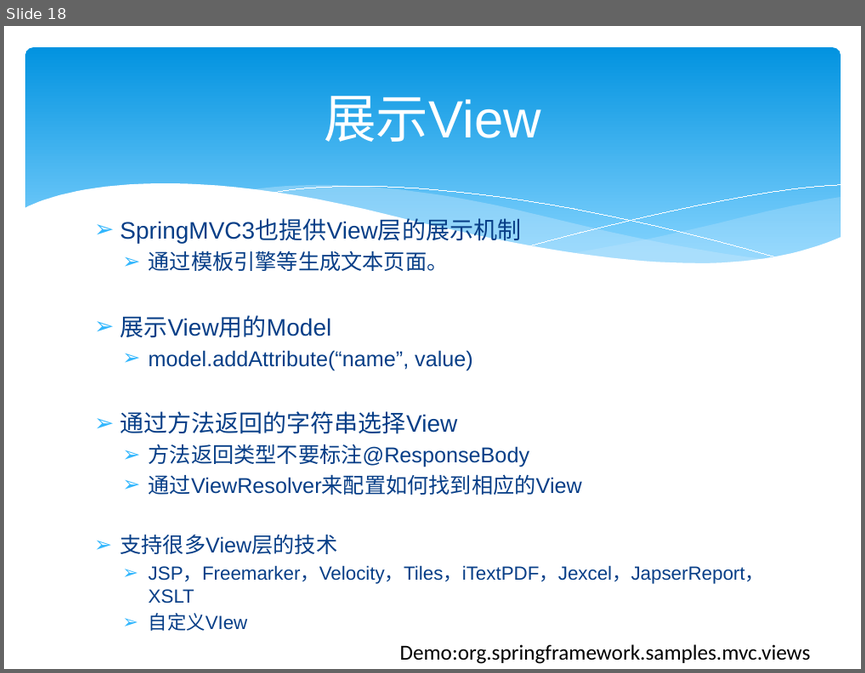
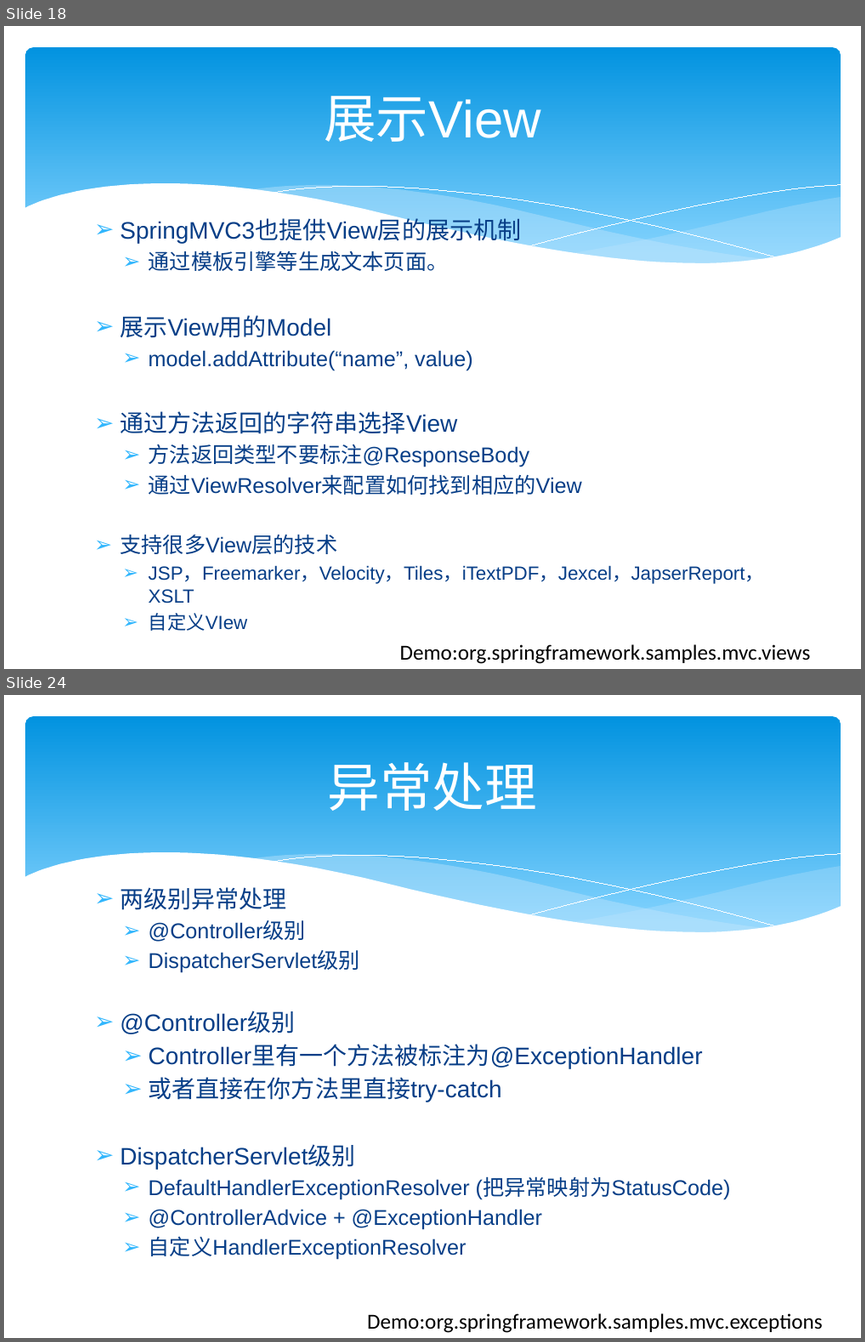
Before and after one commit to zjumty/spring-mvc-showcase, a slide deck: SpringMVC3.pptx. Shown one above the other, each under a label of ours: slide 18 before the commit, slides 18 and 24 after it; the slides between them are not shown. The pictures are 865x673 and 865x1342 pixels, drawn with LibreOffice and Linux fonts; fonts in the diff are those of the drawing. Boxes give left, top, right and bottom in pixels: in the first picture for what was removed or moved away, otherwise in the second. Text is boxed around its words. In the diff, an @@ line names an element or a change of style, - is before the commit and + after.

```diff
--- a/SpringMVC3.pptx
+++ b/SpringMVC3.pptx
@@ slide 24 added at [4, 695, 861, 1338], background #FFFFFF; not listed: 6 template elements that a slide beside it also shows @@
@@ title added at [328, 762, 537, 811], 44 pt, text #FFFFFF @@
+异常处理
@@ text added at [120, 887, 731, 1259], 18 pt, text #073E87 @@
+➢ 两级别异常处理
+  ➢ @Controller级别
+  ➢ DispatcherServlet级别
+➢ @Controller级别
+  ➢ Controller里有一个方法被标注为@ExceptionHandler
+  ➢ 或者直接在你方法里直接try-catch
+➢ DispatcherServlet级别
+  ➢ DefaultHandlerExceptionResolver (把异常映射为StatusCode)
+  ➢ @ControllerAdvice + @ExceptionHandler
+  ➢ 自定义HandlerExceptionResolver
@@ text added at [367, 1313, 823, 1333], 18 pt, text #000000 @@
+Demo:org.springframework.samples.mvc.exceptions
```
Also in this commit, not shown: 2 slides changed, 5 other slides added, 1 slide removed.
